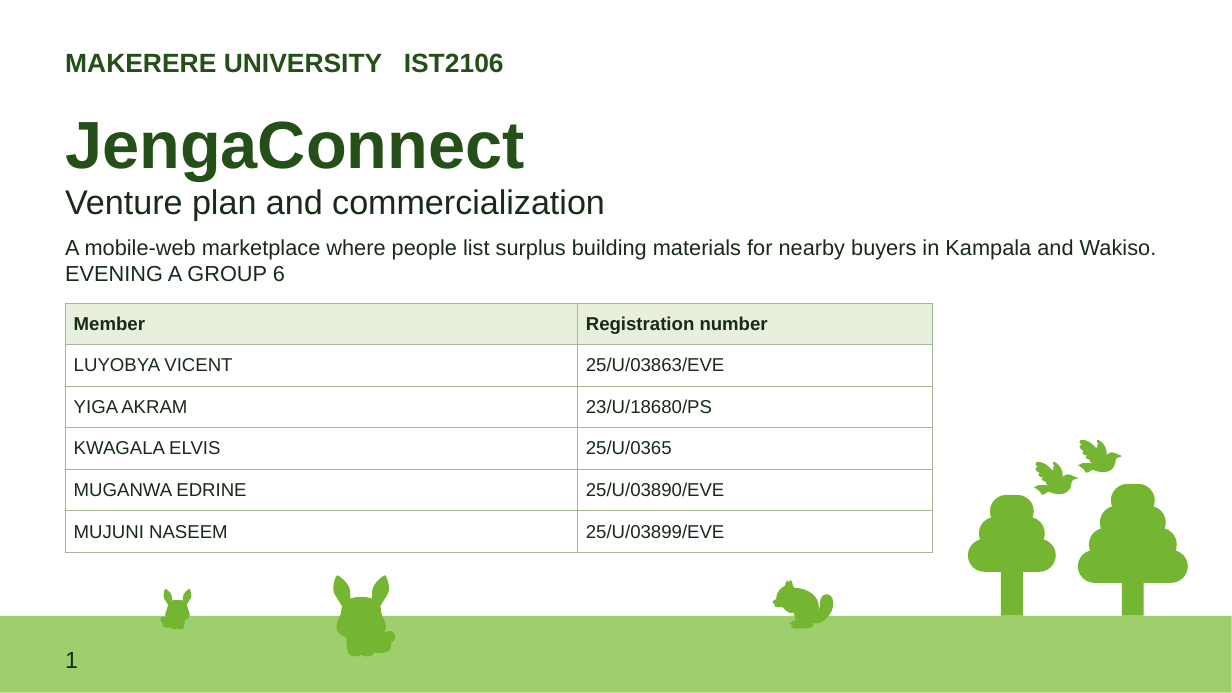
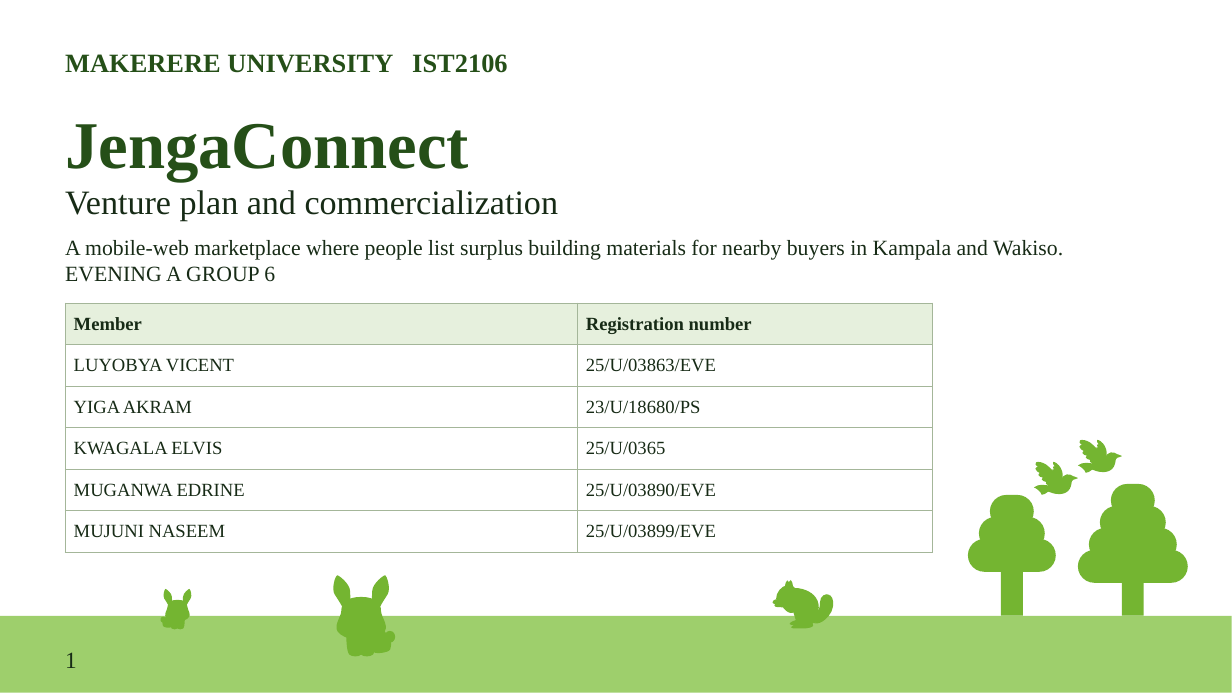
Before and after one commit to ejr-arch/jengaConnect, a slide deck: slide 1 of docs/week3/IST2106_Group06_Phase3_JengaConnect_Venture_Plan.pptx. Drawn at 1232x693 pixels with LibreOffice and Linux fonts; fonts in the diff are those of the drawing. Boxes give left, top, right and bottom in pixels: in the first picture for what was removed or moved away, otherwise in the second. Text is boxed around its words. In the diff, an @@ line names an element or a change of style, - is before the commit and + after.

```diff
--- a/docs/week3/IST2106_Group06_Phase3_JengaConnect_Venture_Plan.pptx
+++ b/docs/week3/IST2106_Group06_Phase3_JengaConnect_Venture_Plan.pptx
@@ table at (65,303,932,552) @@
@@ font Arial to Times New Roman @@
@@ font Arial to Times New Roman in 5 elements at (65,54,507,73), (65,123,469,181), (65,190,559,221), (65,239,1063,282), (65,652,77,668) @@
```
Also in this commit, not shown: 8 other slides changed, 1 slide added, 1 slide removed, 17 other files.
